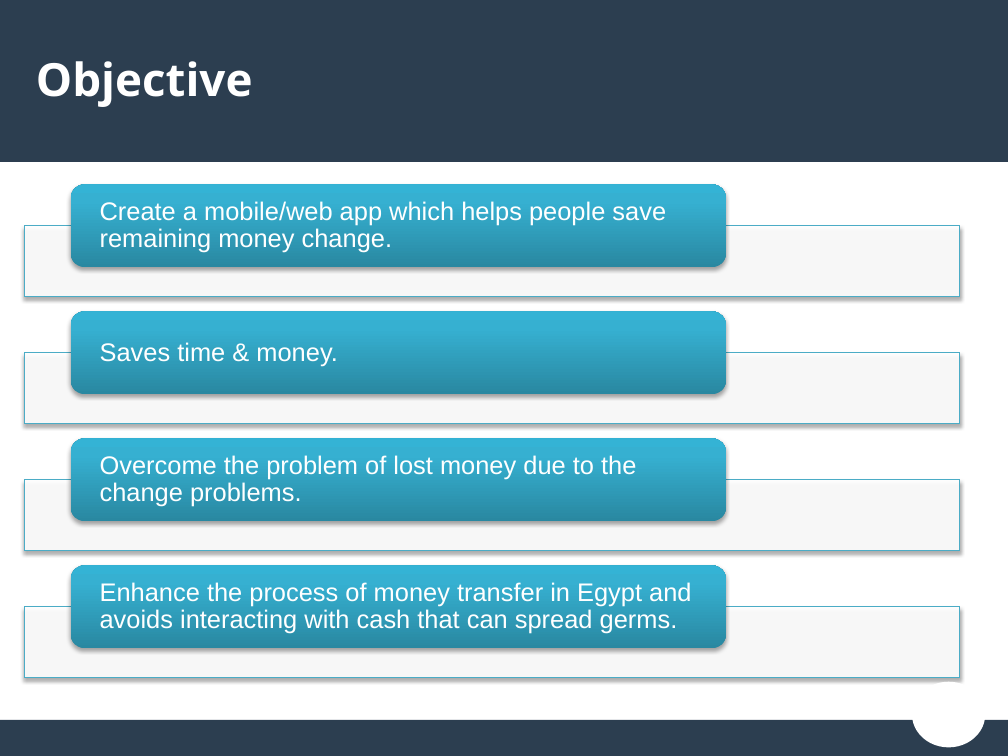
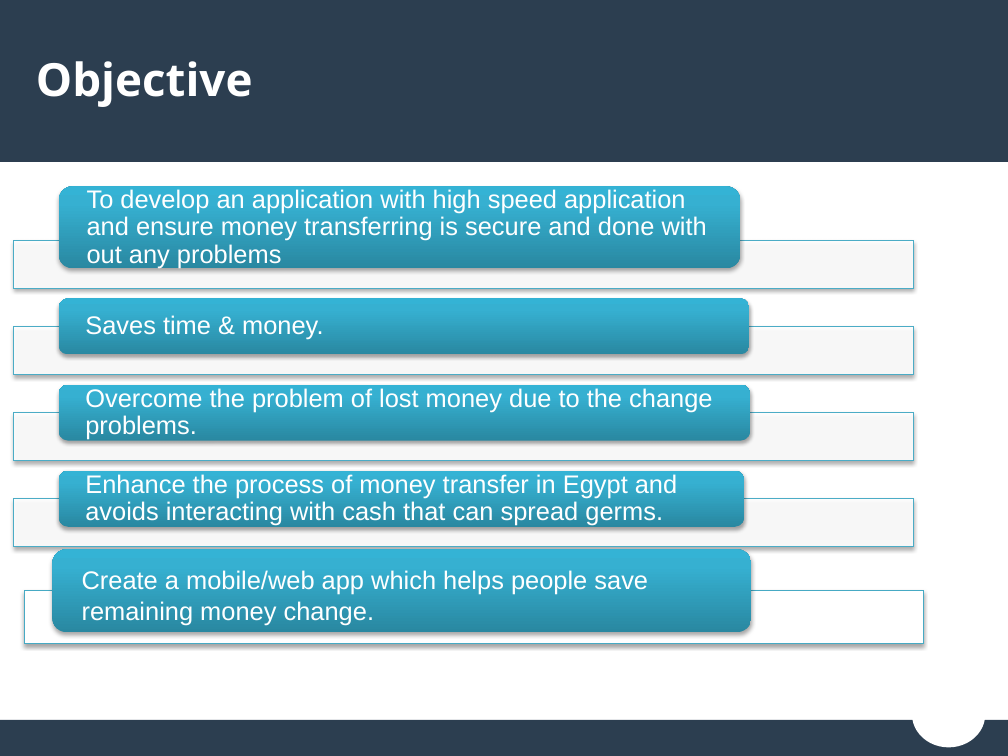
Before and after one commit to YoussifAssem/Parallel-Programming, a slide deck: slide 5 of Presentation/Presentation.pptx. Drawn at 1008x756 pixels with LibreOffice and Linux fonts; fonts in the diff are those of the drawing. Boxes give left, top, right and bottom in pixels: in the first picture for what was removed or moved away, otherwise in the second. Text is boxed around its words. In the diff, an @@ line names an element or a change of style, - is before the commit and + after.

Commit message:
ppt

```diff
--- a/Presentation/Presentation.pptx
+++ b/Presentation/Presentation.pptx
@@ rounded rectangle: place and size @@
-rounded rectangle at (70, 185, 726, 267)
+rounded rectangle at (59, 187, 740, 268)
@@ text added at (87, 189, 707, 268), 20 pt, text #FFFFFF @@
+To develop an application with high speed application and ensure money transferring is secure and done with out any problems
@@ rectangle: place and size @@
-rectangle at (24, 226, 960, 296)
+rectangle at (14, 241, 914, 288)
@@ rounded rectangle: place and size @@
-rounded rectangle at (70, 312, 726, 394)
+rounded rectangle at (59, 298, 749, 354)
@@ rectangle: place and size @@
-rectangle at (24, 353, 960, 424)
+rectangle at (14, 327, 914, 374)
@@ text "Saves time & money.": place and size @@
-text "Saves time & money." at (100, 342, 337, 366)
+text "Saves time & money." at (85, 315, 323, 340)
@@ rounded rectangle added at (59, 385, 750, 441), fill gradient #2A88A2 to #37B1D2 to #34B4D6 @@
@@ text "Overcome the problem of lost ..." rewrapped from (100, 455, 636, 507) to (85, 388, 712, 440) @@
@@ rectangle added at (14, 413, 914, 460), fill #FFFFFF at 90% opacity, outline #4BACC6 0.75 pt @@
@@ rounded rectangle: place and size @@
-rounded rectangle at (70, 439, 726, 521)
+rounded rectangle at (59, 471, 744, 527)
@@ text "Enhance the process of money ...": place and size @@
-text "Enhance the process of money ..." at (100, 582, 691, 634)
+text "Enhance the process of money ..." at (85, 474, 677, 526)
@@ rectangle: place and size @@
-rectangle at (24, 480, 960, 551)
+rectangle at (14, 499, 914, 547)
@@ rounded rectangle: place and size @@
-rounded rectangle at (70, 565, 726, 648)
+rounded rectangle at (52, 550, 751, 632)
@@ text "Create a mobile/web app which ...": place and size @@
-text "Create a mobile/web app which ..." at (100, 201, 666, 253)
+text "Create a mobile/web app which ..." at (82, 570, 648, 625)
@@ text "Create a mobile/web app which ..." at (82, 570, 648, 625): line spacing 0.9 to 1; less space between paragraphs @@
@@ rectangle: place and size @@
-rectangle at (24, 607, 960, 678)
+rectangle at (24, 591, 924, 644)
@@ rectangle at (24, 591, 924, 644): outline #4BACC6 0.75 pt to #46AAC5 0.75 pt @@
```
Also in this commit, not shown: 4 other slides changed, 4 slides added, 2 slides removed.
